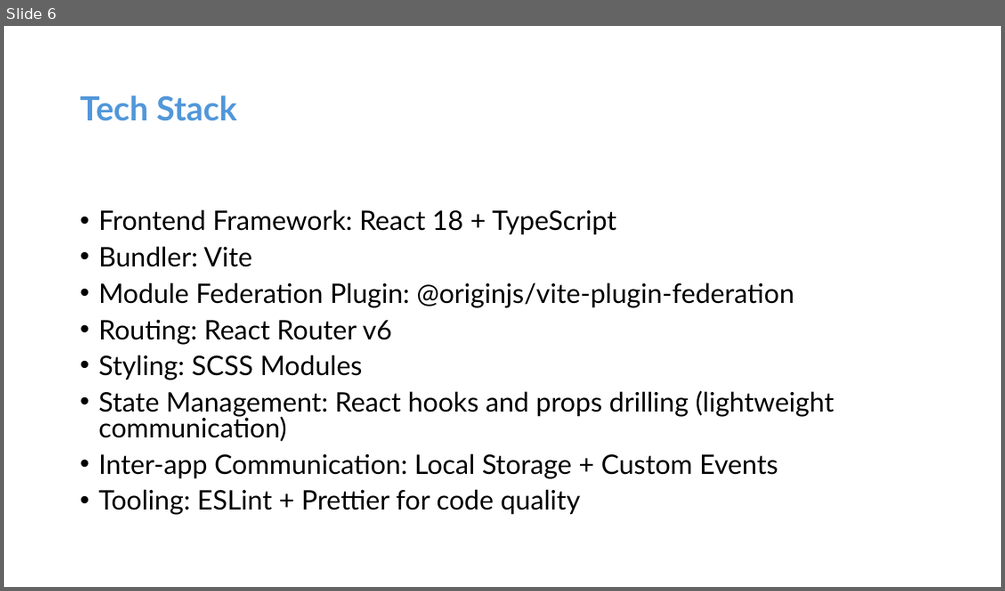
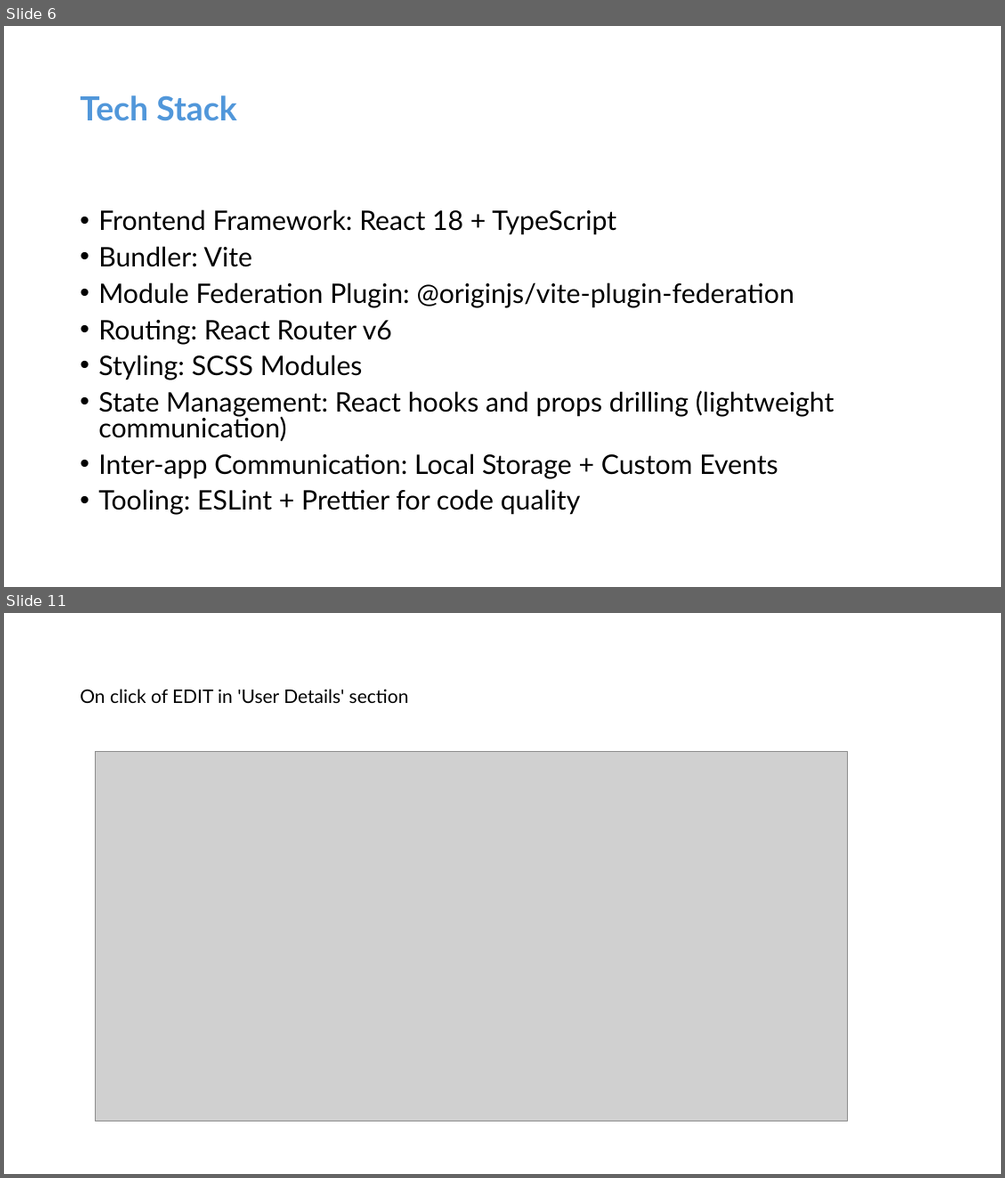
Before and after one commit to maumitasarkar16/mfe-user-management-system, a slide deck: User-Dashboard-MFE.pptx. Shown one above the other, each under a label of ours: slide 6 before the commit, slides 6 and 11 after it; the slides between them are not shown. The pictures are 1005x591 and 1005x1178 pixels, drawn with LibreOffice and Linux fonts; fonts in the diff are those of the drawing; grey boxes stand for pictures. Boxes give left, top, right and bottom in pixels: in the first picture for what was removed or moved away, otherwise in the second. Text is boxed around its words. In the diff, an @@ line names an element or a change of style, - is before the commit and + after.

Commit message:
Updated the pptx file with all screenshots amd how to run the apps

```diff
--- a/User-Dashboard-MFE.pptx
+++ b/User-Dashboard-MFE.pptx
@@ slide 11 added at [4,613,1001,1174], background #FFFFFF @@
@@ title added at [80,689,409,703], 18 pt, text #000000 @@
+On click of EDIT in 'User Details' section
@@ picture added at [96,751,848,1121] @@
```
Also in this commit, not shown: 4 other slides added.
